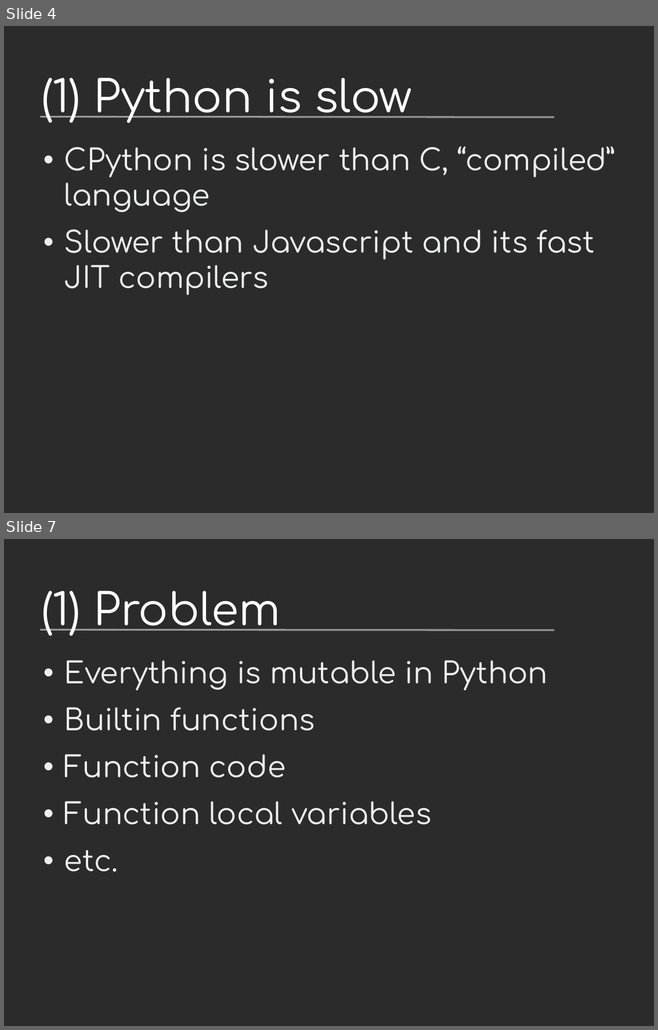
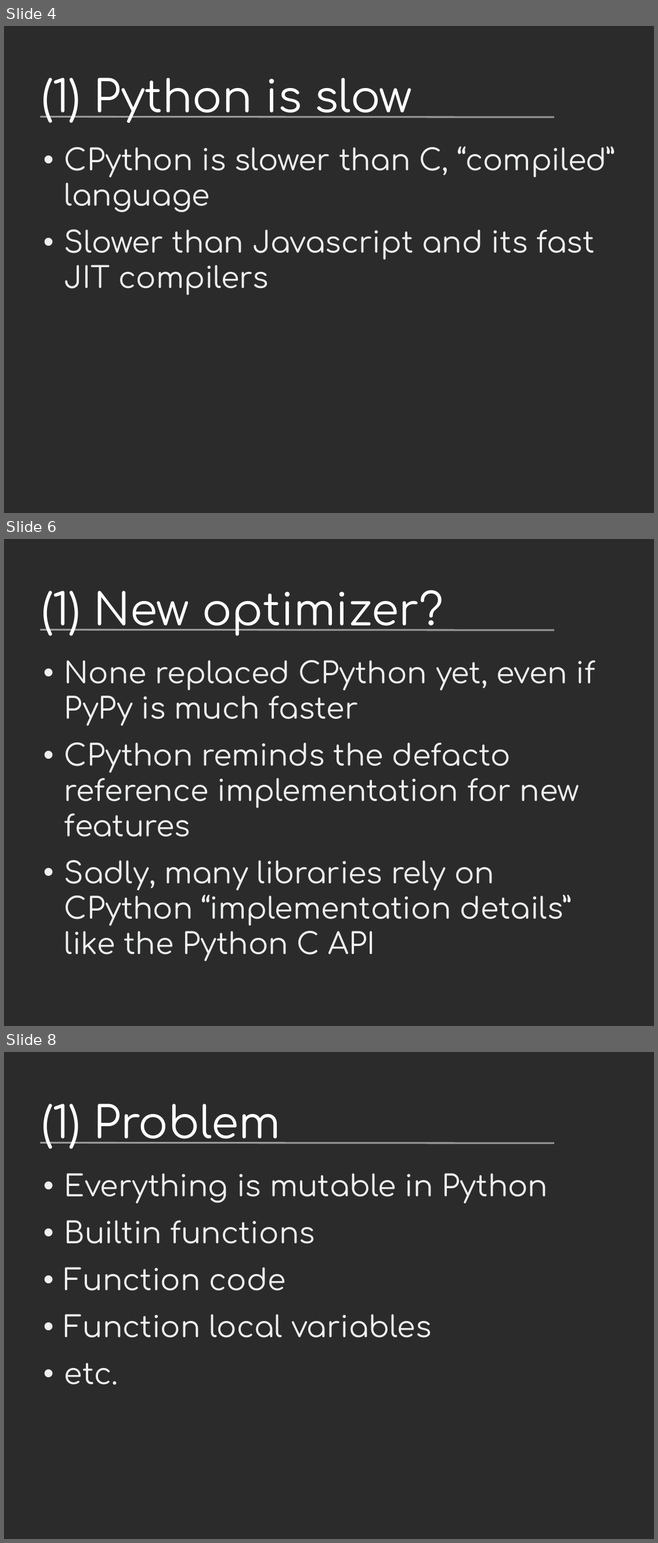
Before and after one commit to vstinner/talks, a slide deck: 2016-FOSDEM/fat_python.odp. Shown one above the other, each under a label of ours: slides 4 and 7 before the commit, slides 4, 6 and 8 after it; the slides between them are not shown. The pictures are 658x1030 and 658x1543 pixels, drawn with LibreOffice and Linux fonts; fonts in the diff are those of the drawing; background and template pictures are left out; a plain dark background stands for a picture behind light text. Boxes give left, top, right and bottom in pixels: in the first picture for what was removed or moved away, otherwise in the second. Text is boxed around its words. In the diff, an @@ line names an element or a change of style, - is before the commit and + after.

```diff
--- a/2016-FOSDEM/fat_python.odp
+++ b/2016-FOSDEM/fat_python.odp
@@ slide 6 added at (x1=4, y1=539, x2=654, y2=1026), background picture (left out); not listed: 1 template element that a slide beside it also shows @@
@@ title added at (x1=41, y1=590, x2=443, y2=636), 54 pt, text #FFFFFF @@
+(1) New optimizer?
@@ text added at (x1=64, y1=660, x2=595, y2=961), 36 pt, text #EEEFF0 @@
+• None replaced CPython yet, even if PyPy is much faster
+• CPython reminds the defacto reference implementation for new features
+• Sadly, many libraries rely on CPython “implementation details” like the Python C API
@@ what was slide 7 is now slide 8 @@
```
Also in this commit, not shown: 9 slides changed, 5 other slides added, 2 slides removed.
